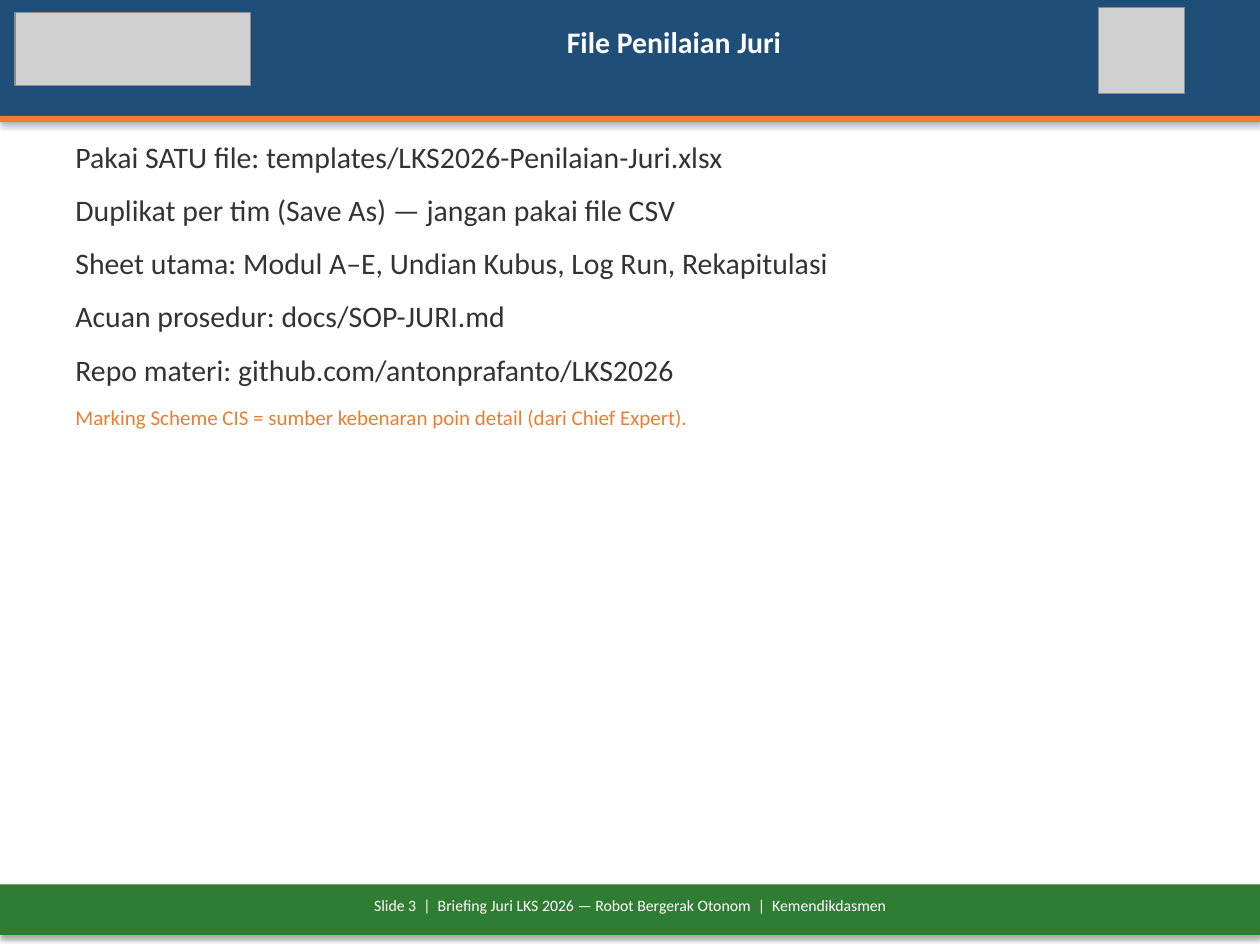
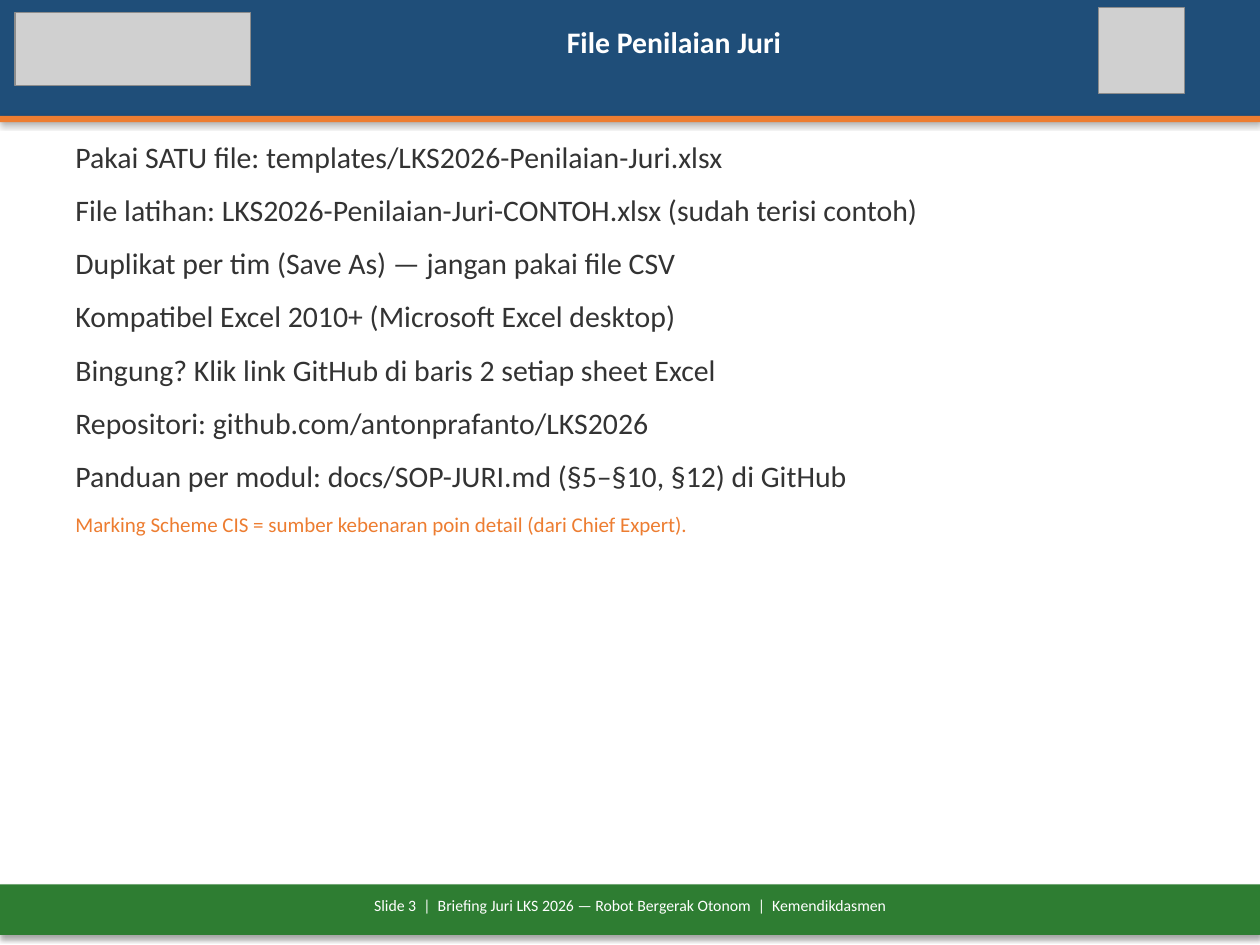
Before and after one commit to antonprafanto/LKS2026, a slide deck: slide 3 of docs/Briefing-Juri-LKS2026-Robot-Otonom.pptx. Drawn at 1260x945 pixels with LibreOffice and Linux fonts; fonts in the diff are those of the drawing; grey boxes stand for pictures. Boxes give left, top, right and bottom in pixels: in the first picture for what was removed or moved away, otherwise in the second. Text is boxed around its words. In the diff, an @@ line names an element or a change of style, - is before the commit and + after.

```diff
--- a/docs/Briefing-Juri-LKS2026-Robot-Otonom.pptx
+++ b/docs/Briefing-Juri-LKS2026-Robot-Otonom.pptx
@@ text at [75, 199, 917, 225]: paragraph added @@
+File latihan: LKS2026-Penilaian-Juri-CONTOH.xlsx (sudah terisi contoh)
@@ text at [75, 305, 846, 492]: text changed @@
-Sheet utama: Modul A–E, Undian Kubus, Log Run, Rekapitulasi
-Acuan prosedur: docs/SOP-JURI.md
-Repo materi: github.com/antonprafanto/LKS2026
+Kompatibel Excel 2010+ (Microsoft Excel desktop)
+Bingung? Klik link GitHub di baris 2 setiap sheet Excel
+Repositori: github.com/antonprafanto/LKS2026
+Panduan per modul: docs/SOP-JURI.md (§5–§10, §12) di GitHub
```
Also in this commit, not shown: 20 other slides changed, 1 slide added, 18 other files.
